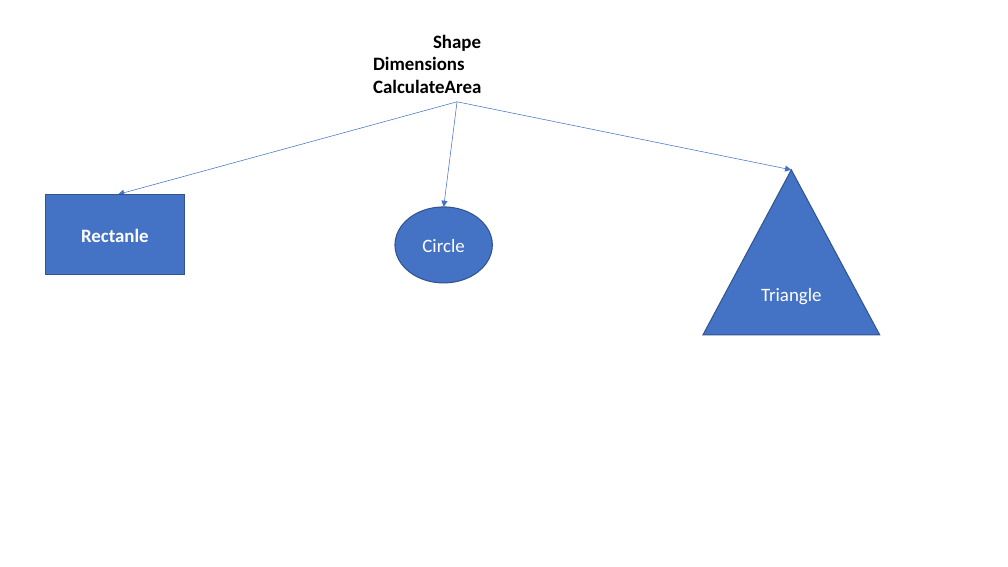
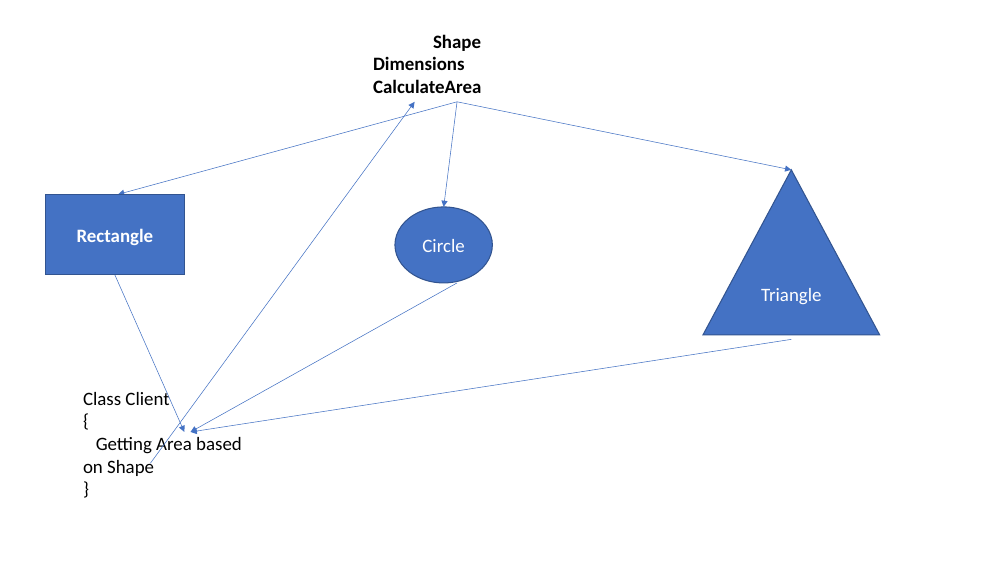
Before and after one commit to maheshsabnis/NetFrwk_Projects, a slide deck: slide 8 of Training-Images.pptx. Drawn at 1008x567 pixels with LibreOffice and Linux fonts; fonts in the diff are those of the drawing. Boxes give left, top, right and bottom in pixels: in the first picture for what was removed or moved away, otherwise in the second. Text is boxed around its words. In the diff, an @@ line names an element or a change of style, - is before the commit and + after.

Commit message:
Date:12-July-2022

```diff
--- a/Training-Images.pptx
+++ b/Training-Images.pptx
@@ arrow added from (150, 464) to (414, 102), #4472C4 0.5 pt @@
@@ text in rectangle at (77,228,154,245): text changed @@
-Rectanle
+Rectangle
@@ arrow added from (115, 275) to (185, 432), #4472C4 0.5 pt @@
@@ arrow added from (457, 283) to (191, 432), #4472C4 0.5 pt @@
@@ arrow added from (792, 340) to (191, 432), #4472C4 0.5 pt @@
@@ text added at (83,389,242,476), 18 pt, text #000000 @@
+Class Client
+{
+Getting Area based on Shape
+}
```
